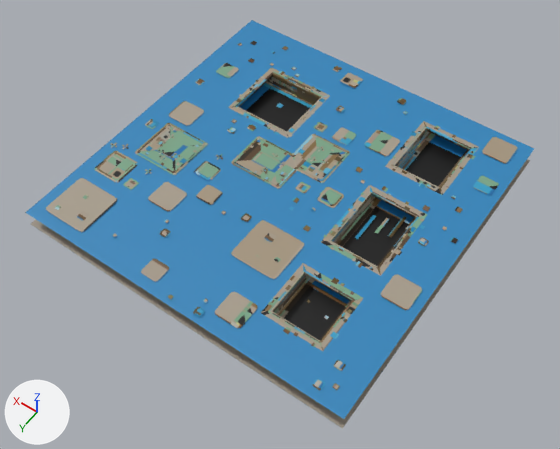
An edit to the FBX model Reference/Resource/Mesh/NonAnimation/Map/C_water1_05.fbx, drawn before and after from the same camera.
Camera for both pictures: a 50 mm camera at (-0.4, 0.58, 0.799) aimed at (-0.014, 0.04, -0.051). Arrows for +X, +Y and +Z are at lower left; the lights stay in place. Where no turn or scale is listed for an object, it has been applied to the vertices. Vertices at the same position are counted once.

Names of what the first picture shows: 'L1 3', 'ground', 'line4'.
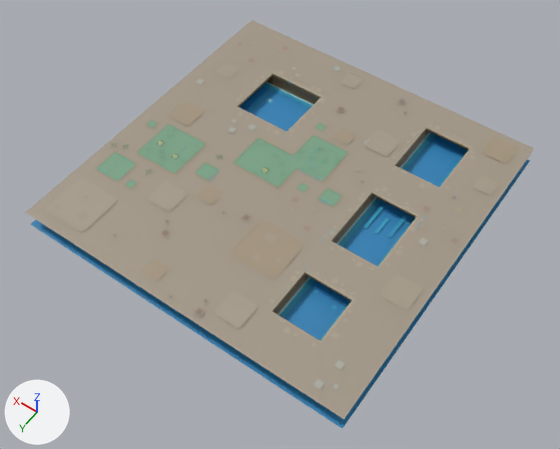
Pixel boxes (x1, y1, x2, y2) of what changed, in the pictures (560 x 449 px):
'line4', moved, rescaled (9% narrower, 8% shorter): before (355, 215, 376, 239); after (364, 207, 383, 229)
'L1 3', moved: before (277, 103, 284, 108); after (266, 98, 273, 103)
part 1 of me_ground, surface changed (blue to grey): (25, 20, 534, 429) in both

Patch to the scene script:
```diff
--- a/Reference/Resource/Mesh/NonAnimation/Map/C_water1_05.fbx.py
+++ b/Reference/Resource/Mesh/NonAnimation/Map/C_water1_05.fbx.py
@@ me_ground @@
 me_ground.from_pydata(...)  # 2397 vertices, 2517 faces; spans x -0.25..0.25, y -0.25..0.25, z -0.028..-0.001
 # used by ob_ground; location = (0.0, 0.0, 0.0)
+# me_ground part 1: texture (UV) coordinates of 2454 of 2517 faces, centred in x -0.236..0.243, y -0.249..0.242, z -0.028..-0.001, changed; they spanned u 0.0..0.76, v 0.0..1.0 and now span u 0.0..0.79, v 0.0..1.0
 me_ground.materials.append(mat_c_water1_05_bake_material)
@@ ob_l1_3 @@
 ob_l1_3 = bpy.data.objects.new('L1 3', me_l1_3)
-ob_l1_3.location = (0.109, -0.133, -0.027)
+ob_l1_3.location = (0.129, -0.133, -0.027)
@@ ob_line4 @@
 ob_line4.parent = ob_effect_river_line1
-ob_line4.location = (16.67, -2.531, 0.762)
-ob_line4.scale = (1.0, 1.0, 1.1)
+ob_line4.location = (16.67, -2.531, 2.764)
```
